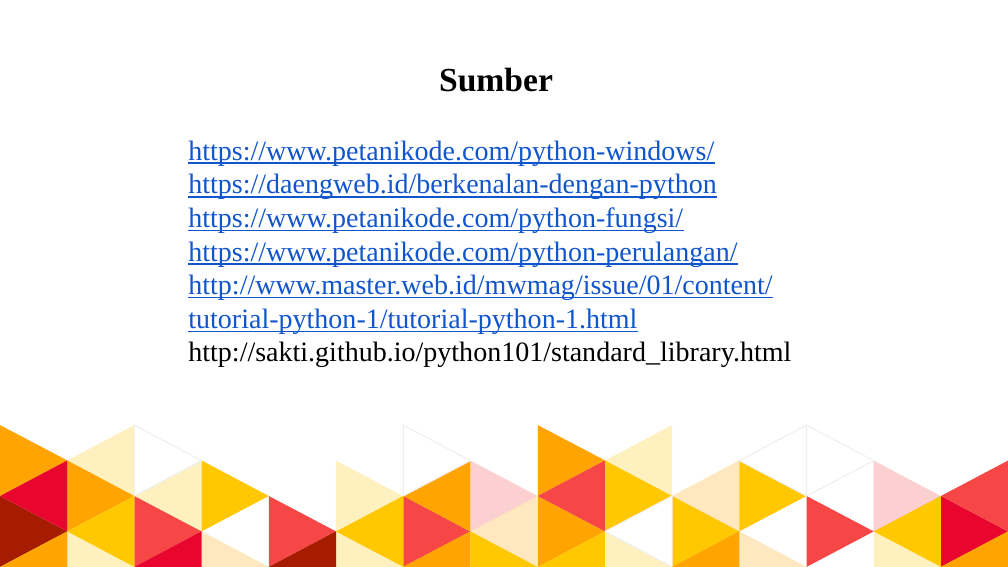
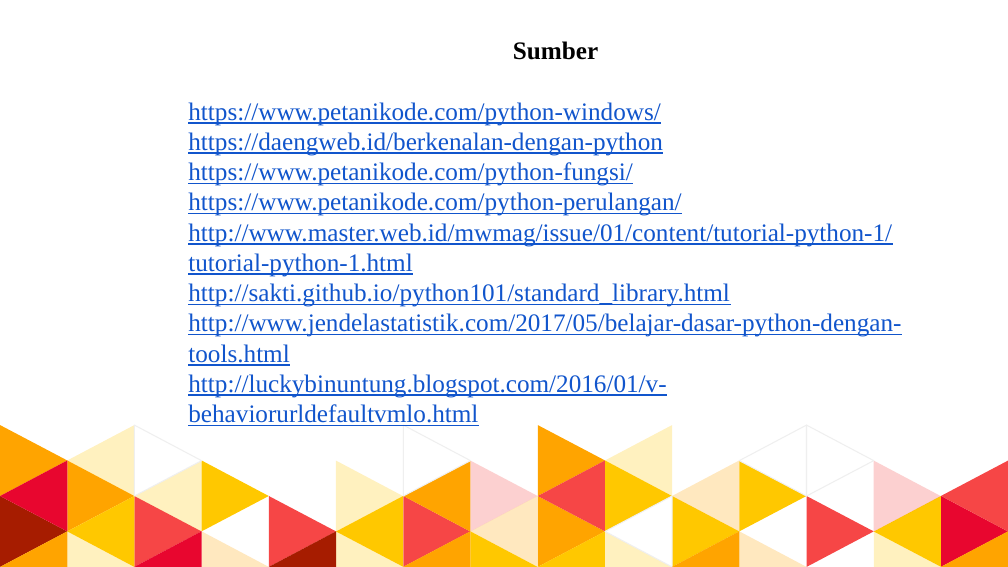
Before and after one commit to dimasaripratama/Pengantar-Deep-Learning, a slide deck: slide 47 of Tugas 1/DimasAriPratama_51415918_4IA17.pptx (slide 39 before the commit). Drawn at 1008x567 pixels with LibreOffice and Linux fonts; fonts in the diff are those of the drawing. Boxes give left, top, right and bottom in pixels: in the first picture for what was removed or moved away, otherwise in the second. Text is boxed around its words. In the diff, an @@ line names an element or a change of style, - is before the commit and + after.

Commit message:
update

```diff
--- a/Tugas 1/DimasAriPratama_51415918_4IA17.pptx
+++ b/Tugas 1/DimasAriPratama_51415918_4IA17.pptx
@@ text "Sumber": place and size @@
-text "Sumber" at (188,67,791,367)
+text "Sumber" at (188,41,901,426)
@@ text at (188,41,892,307): size 24 to 18 pt in "Sumber"; size 20 to 18 pt in "https://www.petanikode.com/python-windows/", "https://daengweb.id/berkenalan-dengan-python", "https://www.petanikode.com/python-fungsi/", "https://www.petanikode.com/python-perulangan/" and 2 more places; text colour #000000 to #1155CC, underline on in "http://sakti.github.io/python101/standard_library.html" @@
@@ text at (188,313,901,426): paragraphs added @@
+http://www.jendelastatistik.com/2017/05/belajar-dasar-python-dengan-tools.html
+http://luckybinuntung.blogspot.com/2016/01/v-behaviorurldefaultvmlo.html
```
Also in this commit, not shown: 8 slides added.
